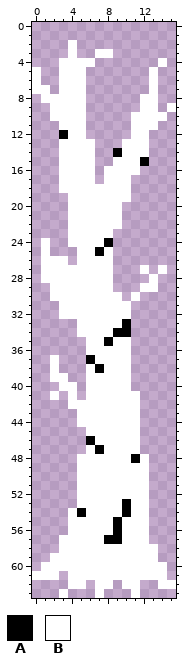
Pixel-art sprite -- res/Sprites/static/tree01.png. The first picture shows the starting point.
The file is 16x64 pixels.
Palette (. is transparent): A #000000  B #ffffff
Once edited:
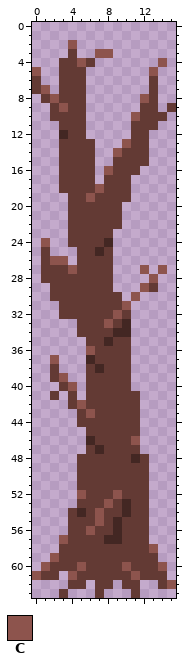
Colours new in this view: C #8d544d
Diff:
colour A: #000000 -> #432723
colour B: #ffffff -> #633a34
y 2: x 4 B -> C
y 3: x 7..8 BB -> CC
y 4: x 5 B -> C; x 14 B -> C
y 5: x 0 B -> C; x 13 B -> C
y 7: x 1 B -> C
y 8: x 2 B -> C; x 12 B -> C
y 9: x 3 B -> C
y 10: x 11 B -> C
y 13: x 10 B -> C
y 14: x 9 A -> C
y 15: x 12 A -> B
y 16: x 8 B -> C
y 18: x 7 B -> C
y 19: x 6 B -> C
y 24: x 1 B -> C
y 26: x 2..3 BB -> CC
y 27: x 4 B -> C; x 12 B -> C; x 14 B -> C
y 28: x 13 B -> C
y 29: x 12 B -> C
y 30: x 11 B -> C
y 31: x 10 B -> C
y 32: x 9 B -> C
y 33: x 8 B -> C
y 36: x 6 B -> C
y 37: x 2 B -> C
y 39: x 3 B -> C
y 40: x 4 B -> C
y 42: x 5 B -> C
y 43: x 6 B -> C
y 46: x 11 B -> C
y 52: x 5 B -> C; x 9 B -> C
y 53: x 8 B -> C
y 54..55: x 7 B -> C
y 56: x 6 B -> C
y 57: x 3 B -> C
y 58: x 13 B -> C
y 59: x 2 B -> C
y 60: x 1 B -> C; x 5 B -> C; x 10 B -> C; x 14 B -> C
y 61: x 0 B -> C; x 4 B -> C; x 11 B -> C
y 62: x 15 B -> C
Where, in picture pixels (left, top, right, bottom), the same in both pictures:
changed: (32, 40, 176, 598)
